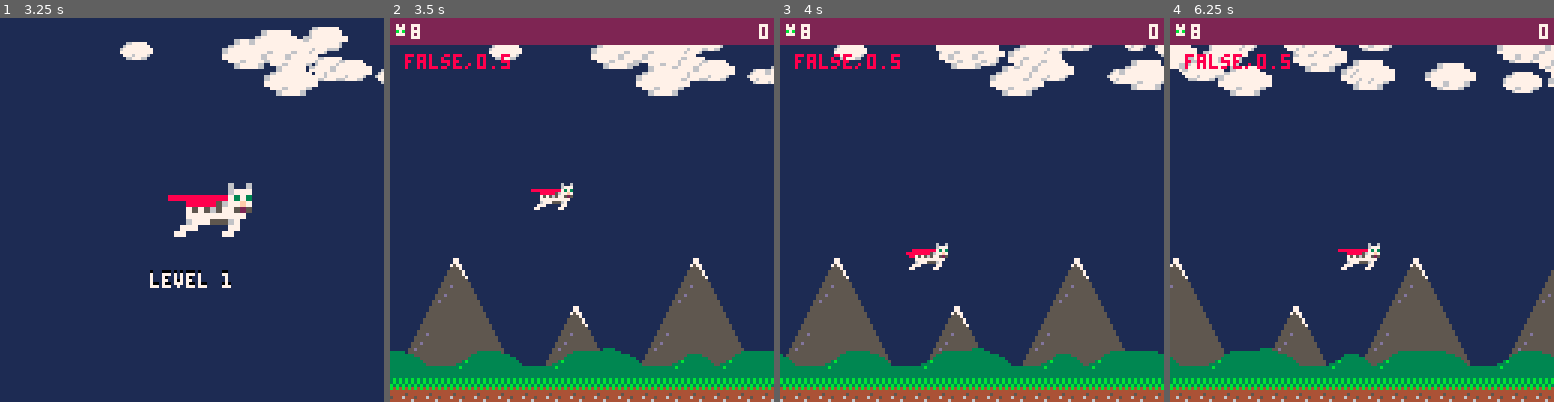
Above: before the commit, frames 1-4 (left to right).
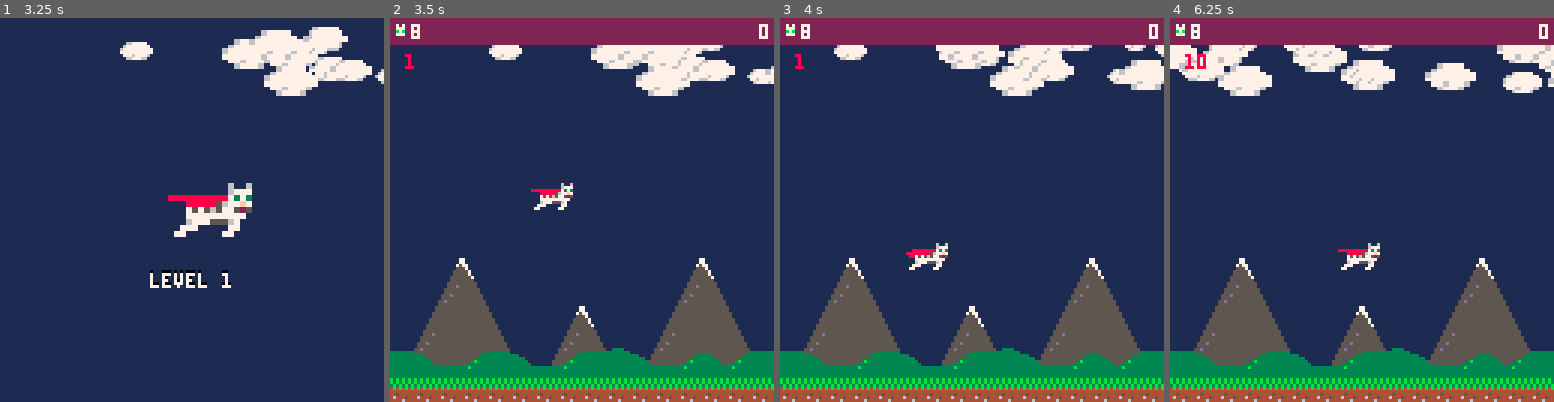
Above: after the commit, the same moments.

Repository: zothynine/picoheads
Game: PICO-8 cartridge catfight.p8
Two runs of this game, one before a commit and one after it. Both use one fixed random seed, a clock stepped at 60 frames per second and the inputs below.
Inputs:
- Up to frame 1 (3.25 s): tap X (X key) at 0.33, 1.07, 1.85, 2.97 s; tap O (Z key) at 0.7, 1.7, 2.1, 2.5, 2.9 s; hold Right 1.6-2.1 s; hold Up 2.15-2.42 s; hold Right 2.47-3.03 s; hold Left from 3.08 s (still down)
- Up to frame 2 (3.5 s): keep holding Left; tap O (Z key) at 3.3 s
- Up to frame 3 (4 s): release Left at 3.58 s; hold Down 3.63-3.97 s; tap O (Z key) at 3.7 s
- Up to frame 4 (6.25 s): hold Right 4.02-4.68 s; tap X (X key) at 4.08, 5.2 s; tap O (Z key) every 0.4 s from 4.1 to 6.1 s; hold Up 4.73-5.03 s; hold Left 5.08-5.68 s; hold Down 5.73-6.03 s; hold Right from 6.08 s (still down)

Frame 1 is identical in both runs. In frame 2, 7.4% of the frame differs, in the area x 0-100%, y 9-100%; in frame 3, 7.8%; in frame 4, 19%.

Commit message:
episode 28

Diff:
--- a/catfight.p8
+++ b/catfight.p8
@@ -14,7 +14,11 @@
 function _init()
   lvltim=180
 
-  boss=false
+  boss={
+    visible=false,
+    nozzle_timer=rnd(450),
+    nozzle_pos=1
+  }
 
   tim={
     game={
@@ -42,12 +46,6 @@
     plxb1_x=0,
     plxb2_x=128,
     gnd_spd=0.5
-  }
-
-  powerups_defs={
-    {cat="shot", type="dbllaser",sx=28,sy=0,w=6,h=6},
-    {cat="shot", type="trpllaser",sx=40,sy=0,w=6,h=6},
-    {cat="shield", type="common",sx=34,sy=0,w=6,h=6,r=8,lt=3,col=7}
   }
 
   powerups={}
@@ -68,6 +66,12 @@
     cooldwn=900,
     cdtim=900,
     hitbox={}
+  }
+
+  powerups_defs={
+    {cat="shot", type="dbllaser",sx=28,sy=0,w=6,h=6},
+    {cat="shot", type="trpllaser",sx=40,sy=0,w=6,h=6},
+    {cat="shield", type="common",sx=34,sy=0,w=6,h=6,r=(ascii.w/2)+4,lt=3,col=7}
   }
 
   shots={}
@@ -582,7 +586,7 @@
         health=_w.health or 1
       })
     else
-      add(_w.enemies,{
+      local _enemy={
         si=i,
         x=_x,
         y=_y,
@@ -592,7 +596,8 @@
         w=_w.e_type.s[3],
         h=_w.e_type.s[4],
         health=_w.health or 1,
-        r=sqrt((_w.x-127)*(_w.x-127)+(127-_w.y)*(127-_w.y))})
+        r=sqrt((_w.x-127)*(_w.x-127)+(127-_w.y)*(127-_w.y))}
+      add(_w.enemies,_enemy)
     end
   end
 end
@@ -608,7 +613,7 @@
         else
           create_wave(_w)
           _w.created=true
-          boss=true
+          boss.visible=true
         end
       end
     elseif _w.tim==tim.game.str then
@@ -723,6 +728,14 @@
   end
 end
 
+function update_boss()
+  if boss.nozzle_timer<=0 then
+    boss.nozzle_pos=10+flr(rnd(3))
+    boss.nozzle_timer=rnd(450)
+  end
+  boss.nozzle_timer-=1
+end
+
 function ascii_hit()
   local _shield=get_powerup("shield")
   if _shield and not ascii.collided then
@@ -819,6 +832,7 @@
   update_cape()
   update_waves()
   update_enemies()
+  if (boss) update_boss()
   update_pwrups()
 
   if #enemy_waves==0 then
@@ -871,6 +885,16 @@
   sspr(_s[1],_s[2],_s[3],_s[4],_e.x,_e.y)
 end
 
+function draw_boss(_w,_e)
+  pal(boss.nozzle_pos,5)
+  for i=10,12 do
+    if (i~=boss.nozzle_pos) palt(i,true)
+  end
+  draw_enemy(_w,_e)
+  pal()
+  palt()
+end
+
 function draw_infobar()
   rectfill(0,0,128,ui_h,2)
   sspr(13,0,3,4,2,2)
@@ -953,7 +977,11 @@
 
     if #_we>0 then
       for j=1,#_we do
-        draw_enemy(_w,_we[j])
+        if boss.visible then
+          draw_boss(_w,_we[j])
+        else
+          draw_enemy(_w,_we[j])
+        end
       end
     end
   end
@@ -961,7 +989,7 @@
   draw_infobar()
   foreach(powerups, draw_pwrups)
 
-  print(tostr(boss)..","..maps.gnd_spd,5,12,8)
+  print(boss.nozzle_pos,5,12,8)
 end
 -->8
 --game over
@@ -1038,21 +1066,21 @@
 00700700070000700000000000000099000066000022000577777500049994000065225500f00006277766600005454400000777777777700000000000000000
 000000007000070000000000000000000000000000000000577750004999994000002555fff00000077700000054494440000677755567000000000000000000
 00000000000000000000000000000000000000000000000505550500499999400005555000000000666000000054454440007770000077000000000000000000
-006777700d0000000000000000000000000000000000005000500050000000000000000000000000000000000544454444077000000770000000000000000000
-067777770dd000000000000000000000000000000000000000000000000000000000000000000000000000000555555554000000000000000000000000000000
-677777777dddd0000000000000000000000000000000000000000000000000000000000000000000000000000000000000000000000000000000000000000000
-777777777dd00d000000000000000000000000000000000000000000000000000000000000000000000000000000000000000000000000000000000000000000
-077677760d000d000000000000000000000000000000000000000000000000000000000000000000000000000000000000000000000000000000000000000000
-006777600a000d005555555000000000000000000000000000000000000000000000000000000000000000000000000000000000000000000000000000000000
-000000000aa00d055656665500000000000000000000000000000000000000000000000000000000000000000000000000000000000000000000000000000000
-000000000aaaaa555555555500000000000000000000000000000000000000000000000000000000000000000000000000000000000000000000000000000000
-000000000aa009055555555500000000000000000000000000000000000000000000000000000000000000000000000000000000000000000000000000000000
-000000000a0009005555555000000000000000000000000000000000000000000000000000000000000000000000000000000000000000000000000000000000
-00000000090009000000000000000000000000000000000000000000000000000000000000000000000000000000000000000000000000000000000000000000
-00000000099009000000000000000000000000000000000000000000000000000000000000000000000000000000000000000000000000000000000000000000
-00000000099990000000000000000000000000000000000000000000000000000000000000000000000000000000000000000000000000000000000000000000
-00000000099000000000000000000000000000000000000000000000000000000000000000000000000000000000000000000000000000000000000000000000
-00000000090000000000000000000000000000000000000000000000000000000000000000000000000000000000000000000000000000000000000000000000
+006777700a0000000000000000000000000000000000005000500050000000000000000000000000000000000544454444077000000770000000000000000000
+067777770aa000000000000000000000000000000000000000000000000000000000000000000000000000000555555554000000000000000000000000000000
+677777777aaaa0000000000000000000000000000000000000000000000000000000000000000000000000000000000000000000000000000000000000000000
+777777777aa00a000000000000000000000000000000000000000000000000000000000000000000000000000000000000000000000000000000000000000000
+077677760a000a000000000000000000000000000000000000000000000000000000000000000000000000000000000000000000000000000000000000000000
+006777600b000a005555555000000000000000000000000000000000000000000000000000000000000000000000000000000000000000000000000000000000
+000000000bb00a055656665500000000000000000000000000000000000000000000000000000000000000000000000000000000000000000000000000000000
+000000000bbbbb555555555500000000000000000000000000000000000000000000000000000000000000000000000000000000000000000000000000000000
+000000000bb00c055555555500000000000000000000000000000000000000000000000000000000000000000000000000000000000000000000000000000000
+000000000b000c005555555000000000000000000000000000000000000000000000000000000000000000000000000000000000000000000000000000000000
+000000000c000c000000000000000000000000000000000000000000000000000000000000000000000000000000000000000000000000000000000000000000
+000000000cc00c000000000000000000000000000000000000000000000000000000000000000000000000000000000000000000000000000000000000000000
+000000000cccc0000000000000000000000000000000000000000000000000000000000000000000000000000000000000000000000000000000000000000000
+000000000cc000000000000000000000000000000000000000000000000000000000000000000000000000000000000000000000000000000000000000000000
+000000000c0000000000000000000000000000000000000000000000000000000000000000000000000000000000000000000000000000000000000000000000
 00000000000000000000000000000000000000000000000000000000000000000000000000000000000000000000000000000000000000000000000000000000
 00000000000000000000000000000000000000000000000000000000000000000000000000000000000000000000000000000000000000000000000000000000
 00000000000000000000000000000000000000000000000000000000000000000000000000000000000000000000000000000000000000000000000000000000
